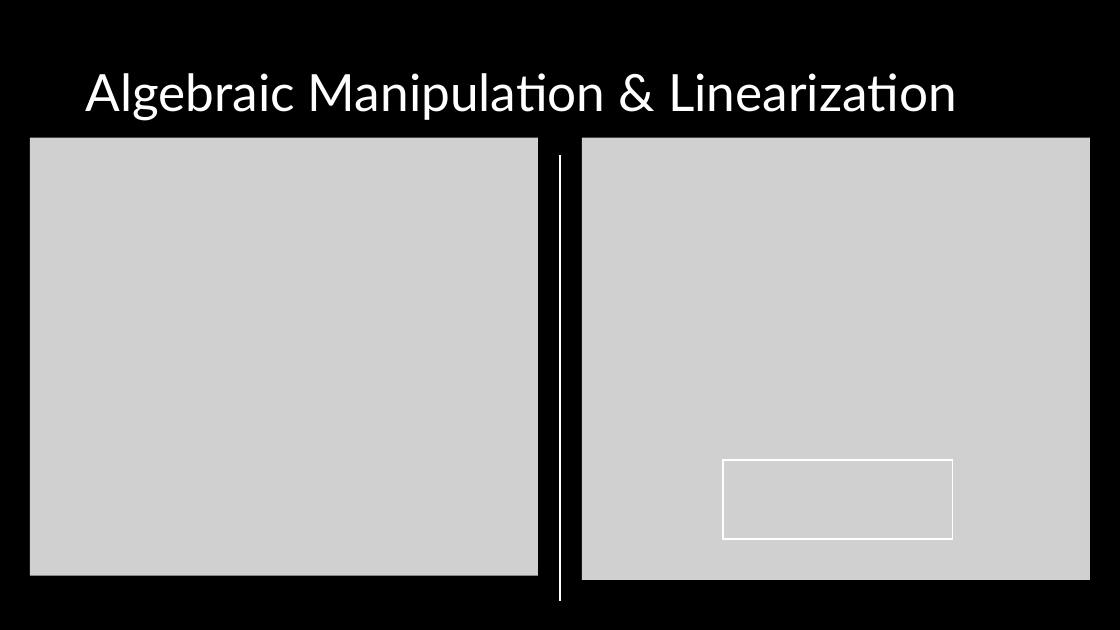
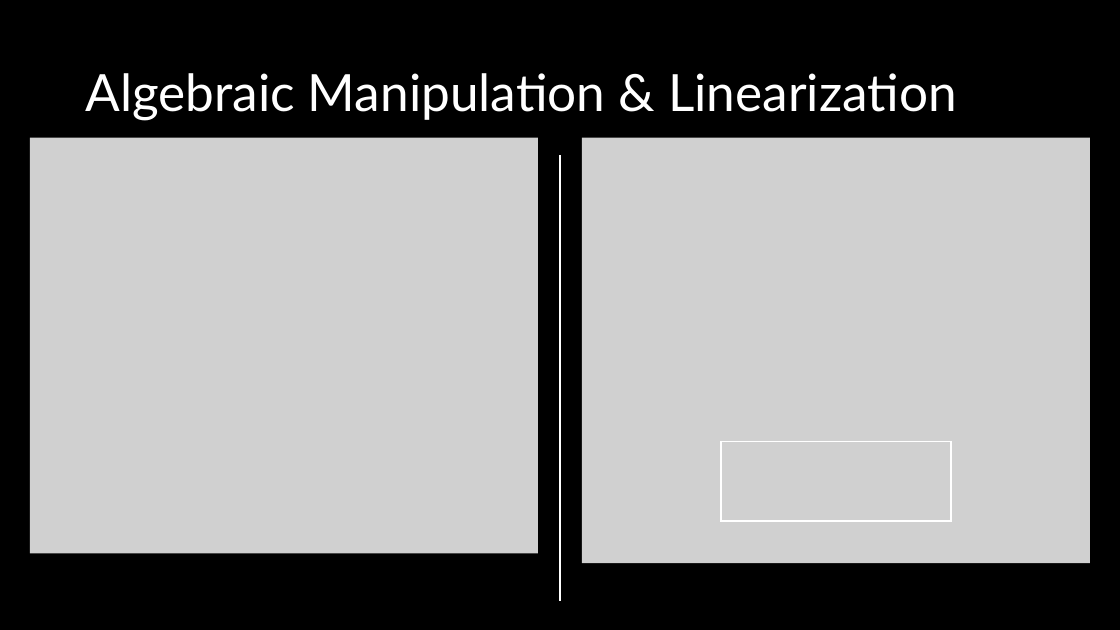
Before and after one commit to ut-ras/rm_electrical-supercap_v2, a slide deck: slide 7 of UT Robomasters – Supercap Power Stage Modeling.pptx. Drawn at 1120x630 pixels with LibreOffice and Linux fonts; fonts in the diff are those of the drawing; grey boxes stand for pictures. Boxes give left, top, right and bottom in pixels: in the first picture for what was removed or moved away, otherwise in the second. Text is boxed around its words. In the diff, an @@ line names an element or a change of style, - is before the commit and + after.

```diff
--- a/UT Robomasters – Supercap Power Stage Modeling.pptx
+++ b/UT Robomasters – Supercap Power Stage Modeling.pptx
@@ picture: place and size @@
-picture at bbox=[30, 138, 539, 576]
+picture at bbox=[30, 138, 539, 554]
@@ picture: place and size @@
-picture at bbox=[582, 138, 1091, 581]
+picture at bbox=[582, 138, 1091, 564]
@@ rectangle: place and size @@
-rectangle at bbox=[723, 460, 953, 539]
+rectangle at bbox=[722, 442, 951, 521]
```
Also in this commit, not shown: 4 other slides changed.
